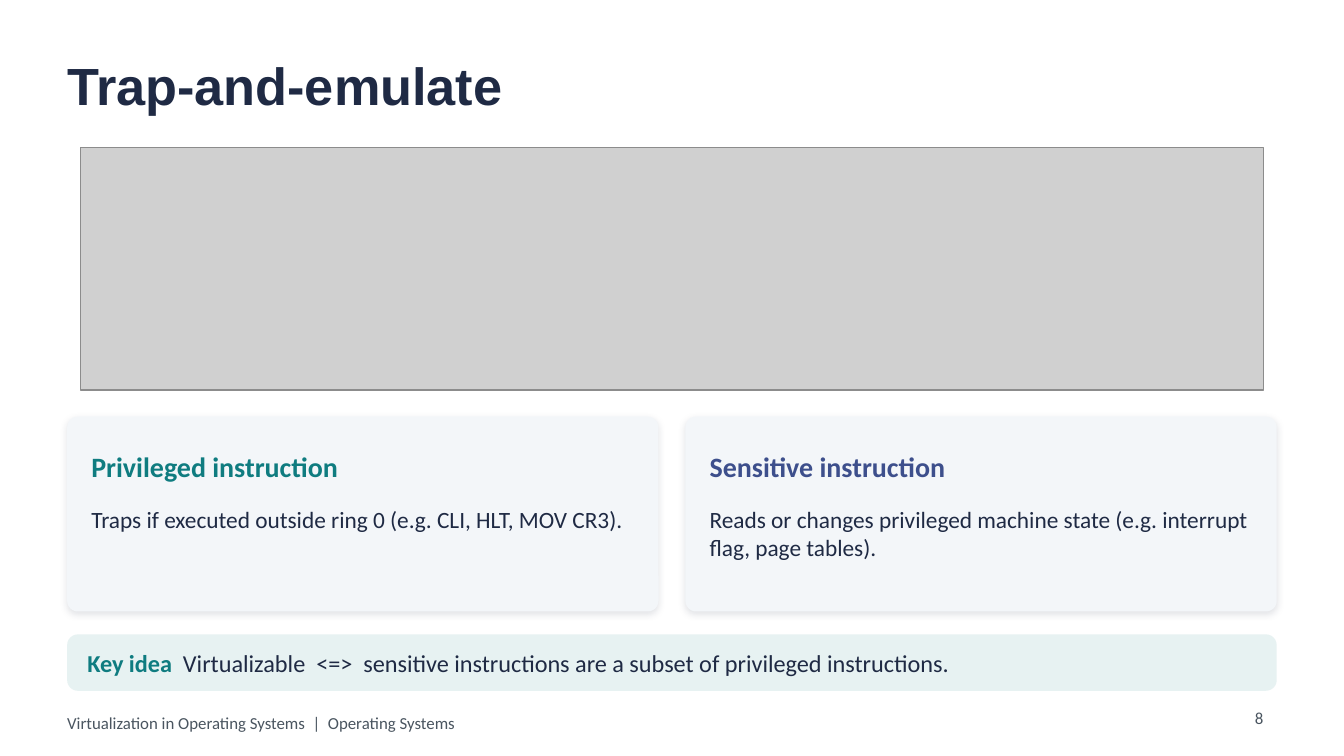
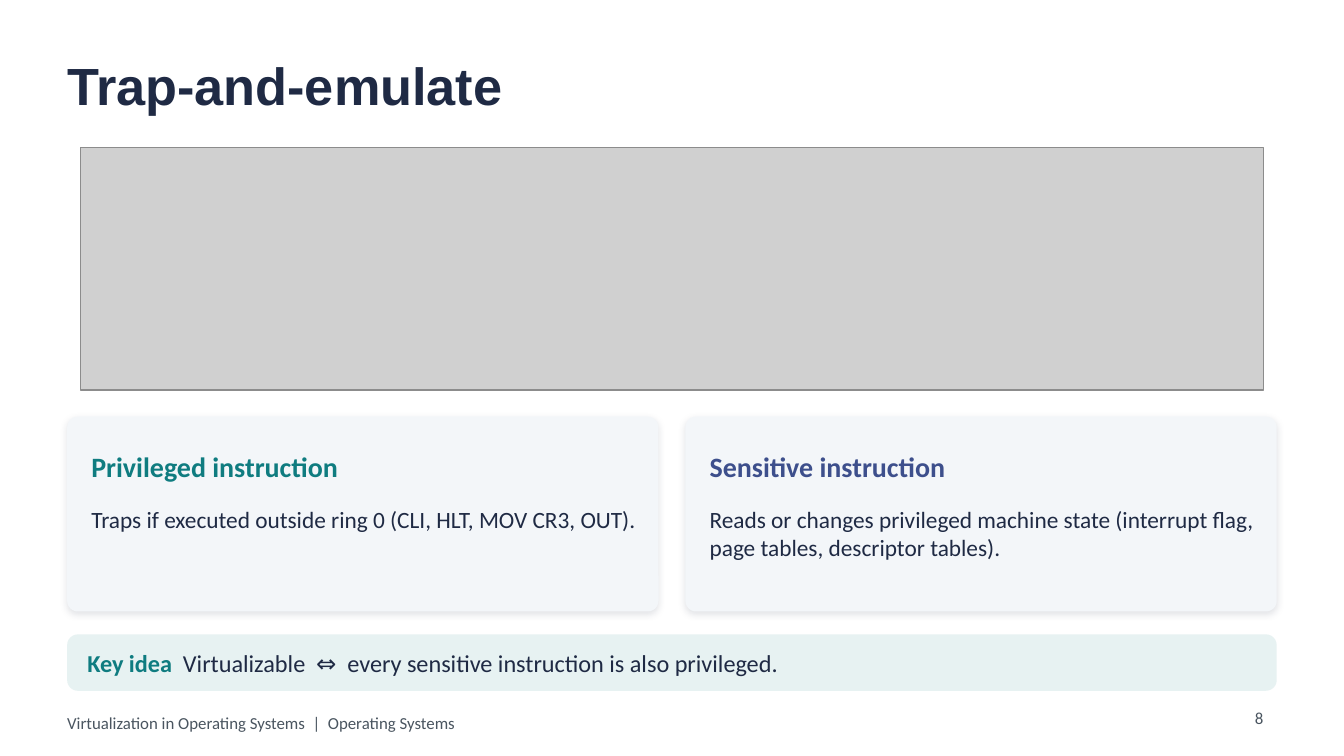
Before and after one commit to aliyassine22/OS-Virtualization, a slide deck: slide 8 of presentation/powerpoint/Virtualization_in_OS.pptx. Drawn at 1344x756 pixels with LibreOffice and Linux fonts; fonts in the diff are those of the drawing; grey boxes stand for pictures. Boxes give left, top, right and bottom in pixels: in the first picture for what was removed or moved away, otherwise in the second. Text is boxed around its words. In the diff, an @@ line names an element or a change of style, - is before the commit and + after.

```diff
--- a/presentation/powerpoint/Virtualization_in_OS.pptx
+++ b/presentation/powerpoint/Virtualization_in_OS.pptx
@@ text at <box>91,511,636,532</box>: text changed @@
-Traps if executed outside ring 0 (e.g. CLI, HLT, MOV CR3).
+Traps if executed outside ring 0 (CLI, HLT, MOV CR3, OUT).
@@ text at <box>710,511,1253,560</box>: text changed @@
-Reads or changes privileged machine state (e.g. interrupt flag, page tables).
+Reads or changes privileged machine state (interrupt flag, page tables, descriptor tables).
@@ text at <box>87,655,778,676</box>: text changed @@
-Key idea Virtualizable <=> sensitive instructions are a subset of privileged instructions.
+Key idea Virtualizable ⇔ every sensitive instruction is also privileged.
```
Also in this commit, not shown: 13 other slides changed, 2 slides added, 16 other files.
